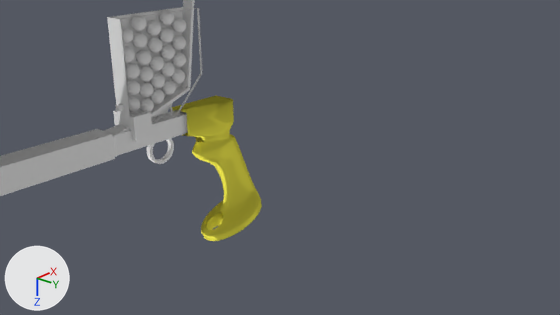
Renders of the Blender file final.blend from each side of a commit.
Before and after are seen from the file's camera 'Camera'. Lighting does not change. The marker at lower left points along +X, +Y and +Z.

Names of what the first picture shows: 'Tape Gun Handle', 'chute.001', 'final-channelWithFitting 001.001', 'plungerMod2.001', 'tueb'.
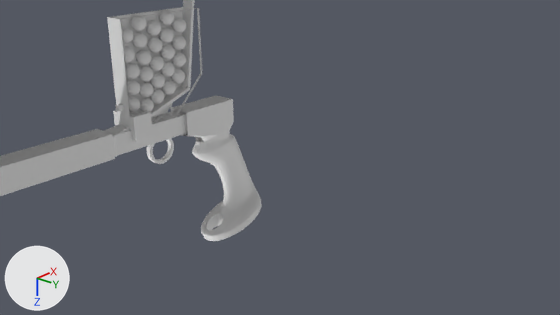
What differs and where, as boxes [x1, y1, x2, y2] in the pictures (560 x 315 px):
'Tape Gun Handle', recoloured, shading changed (yellow to grey): [170, 95, 262, 241] in both

What the commit changed:
me_tape_gun_handle has 3143 vertices, 6210 faces and spans x -32.9..40.7, y -21.8..21.9, z -92.3..45.1.
me_tape_gun_handle is used by ob_tape_gun_handle; location (353.9, 0.0, 27.6); rotation (3.142, 0.267, 0.0), in degrees (180, 15, 0).
me_tape_gun_handle no longer uses material mat_material_004.
me_tape_gun_handle part 1: all faces are now shaded flat (6210 of 6210 changed).
